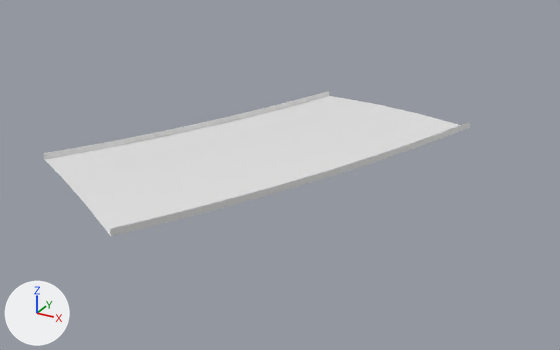
The glTF model public/assets/gen4/models/track-15.glb as it was, and as the next commit left it.
Camera for both pictures: a camera (50 mm lens) standing at (724.6, -460.4, 51.4) and looking at (670.9, -362.8, 2.6). Every picture has the same lights, and +X, +Y and +Z are marked at lower left. The picture after the commit comes second. Vertices at exactly the same position are counted once.

Names of what the first picture shows: 'track-15'.
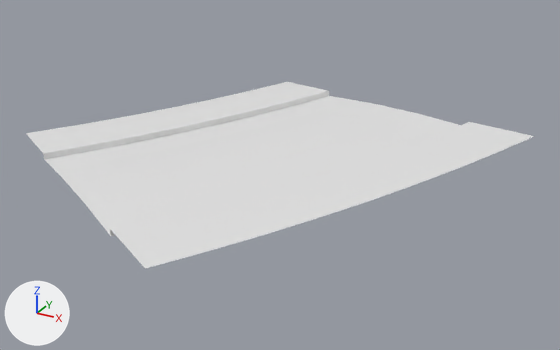
Where the change shows, as pixel boxes (x1, y1, x2, y2) in the pictures (560 x 350 px):
```json
{"object": "track-15", "change": "reshaped", "before": [43, 91, 469, 236], "after": [26, 82, 534, 268], "on screen": "19% wider, 28% taller"}
{"part": 1, "of": "me_track_15", "change": "added", "after": [111, 122, 534, 268]}
{"part": 2, "of": "me_track_15", "change": "added", "after": [26, 82, 327, 153]}
```

Scene script edits in JSON lines:
```json
{"block": "me_track_15", "where": "# used by ob_track_15; location = (0.0, 0.0, 0.0)"}
{"op": "remove", "block": "me_track_15", "code": "me_track_15.from_pydata(...)  # 819 vertices, 1488 faces; spans x 638.7..693.2, y -397.1..-327.2, z 4.1..7.6"}
{"op": "add", "block": "me_track_15", "code": "me_track_15.from_pydata(...)  # 945 vertices, 1736 faces; spans x 628.4..704.5, y -403.3..-323.5, z 4.1..8.2"}
{"block": "me_track_15", "change": "me_track_15 part 1"}
{"block": "me_track_15", "change": "58 vertices are added at x 676.5..704.5, y -403.3..-340.8, z 7.9..8.2"}
{"block": "me_track_15", "change": "5 new vertices lie (11.3, -4.0, 0.7) away from vertices in x 678.9..690.8, y -373.5..-344.1, z 7.2..7.4"}
{"block": "me_track_15", "change": "124 new faces join them"}
{"block": "me_track_15", "change": "me_track_15 part 2"}
{"block": "me_track_15", "change": "56 vertices are added at x 628.4..651.0, y -374.0..-323.5, z 4.4..5.5"}
{"block": "me_track_15", "change": "7 new vertices lie (0.4, 0.8, 0.0) away from vertices in x 631.1..643.8, y -369.5..-343.1, z 4.8..5.4"}
{"block": "me_track_15", "change": "124 new faces join them"}
```
